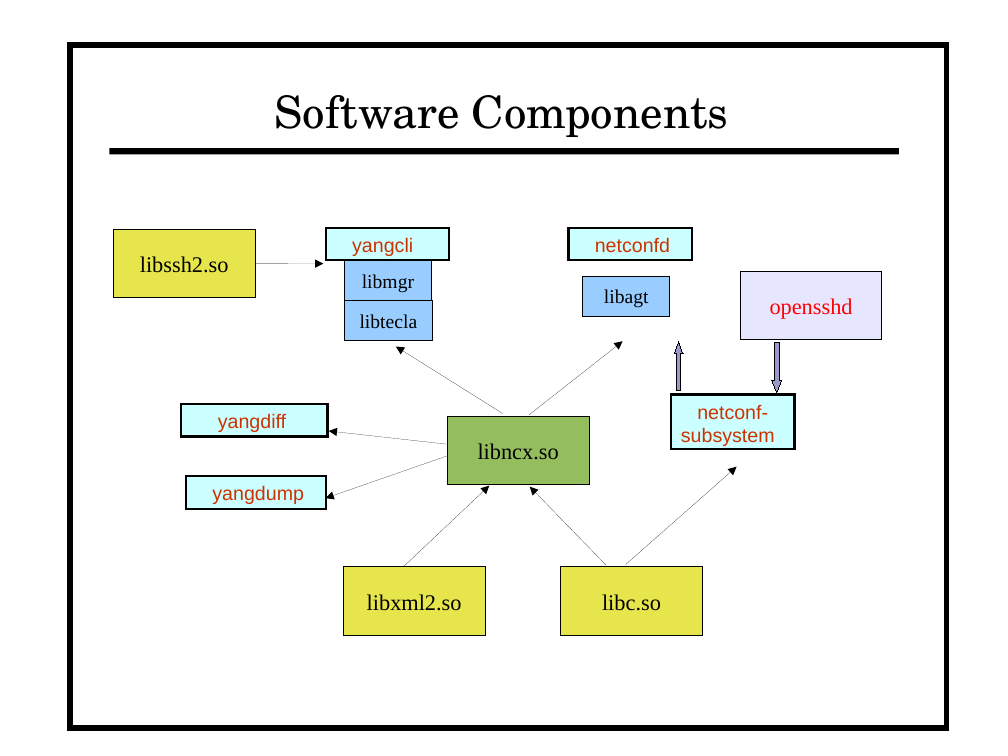
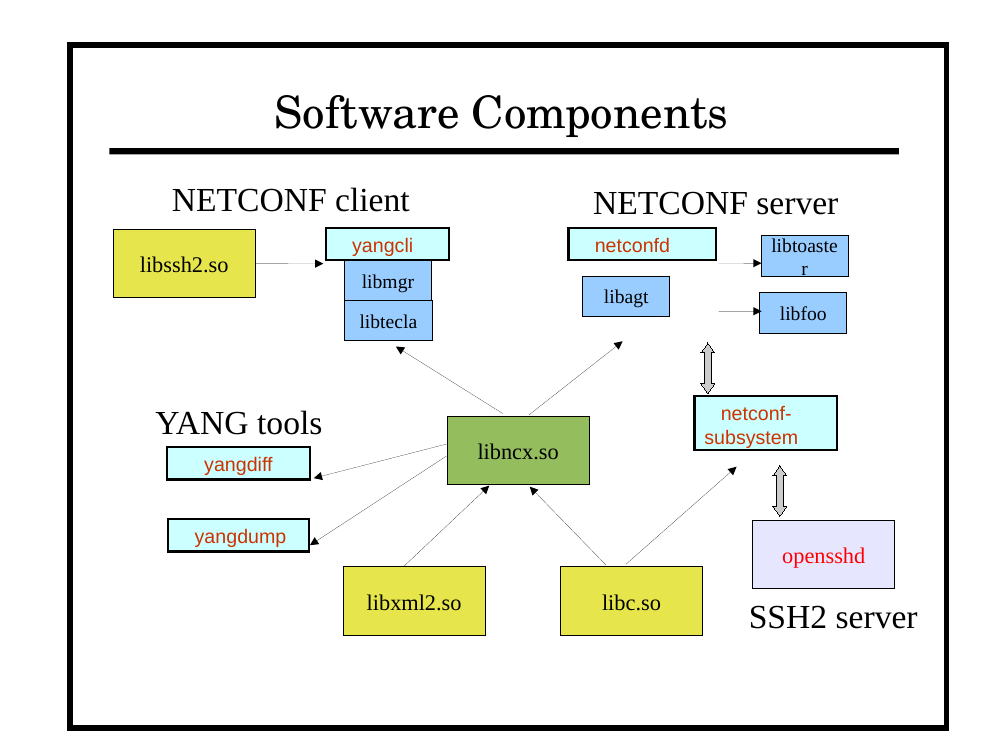
Before and after one commit to vlvassilev/yuma123, a slide deck: slide 1 of netconf/doc/netconfcentral_slides/system_components.odp. Drawn at 1008x756 pixels with LibreOffice and Linux fonts; fonts in the diff are those of the drawing. Boxes give left, top, right and bottom in pixels: in the first picture for what was removed or moved away, otherwise in the second. Text is boxed around its words. In the diff, an @@ line names an element or a change of style, - is before the commit and + after.

Commit message:
update docs for server libs

```diff
--- a/netconf/doc/netconfcentral_slides/system_components.odp
+++ b/netconf/doc/netconfcentral_slides/system_components.odp
@@ text added at (172,187,410,212), 24 pt, text #000000 @@
+NETCONF client
@@ text added at (593,191,838,215), 24 pt, text #000000 @@
+NETCONF server
@@ rectangle "netconfd": place and size @@
-rectangle "netconfd" at (569,228,692,260)
+rectangle "netconfd" at (569,228,716,260)
@@ rectangle added at (761,235,848,276), fill #99CCFF, outline #000000 0 pt, 14 pt, text #000000 @@
+libtoaster
@@ arrow added from (719, 263) to (762, 263), #000000 0 pt @@
@@ rectangle added at (760,292,847,334), fill #99CCFF, outline #000000 0 pt, 14 pt, text #000000 @@
+libfoo
@@ arrow added from (719, 311) to (762, 311), #000000 0 pt @@
@@ up arrow removed at (674,342,683,390) @@
@@ up down arrow added at (701,343,715,393), fill #CCCCCC, outline #000000 0 pt @@
@@ down arrow removed at (772,343,782,393) @@
@@ text added at (155,410,322,435), 24 pt, text #000000 @@
+YANG tools
@@ rectangle "netconf-subsystem": place and size @@
-rectangle "netconf-subsystem" at (671,394,795,449)
+rectangle "netconf-subsystem" at (695,396,838,451)
@@ rectangle "yangdiff": place and size @@
-rectangle "yangdiff" at (180,404,328,436)
+rectangle "yangdiff" at (167,448,310,480)
@@ arrow moved from (447, 445) - (329, 431) to (447, 445) - (313, 478) @@
@@ arrow moved from (447, 457) - (326, 498) to (447, 457) - (309, 545) @@
@@ up down arrow added at (773,466,787,516), fill #CCCCCC, outline #000000 0 pt @@
@@ rectangle "yangdump": place and size @@
-rectangle "yangdump" at (186,476,327,508)
+rectangle "yangdump" at (168,519,308,551)
@@ rectangle "opensshd": place and size @@
-rectangle "opensshd" at (740,271,882,340)
+rectangle "opensshd" at (753,520,895,589)
@@ text added at (749,605,918,629), 24 pt, text #000000 @@
+SSH2 server
```
Also in this commit, not shown: 4 other files.
